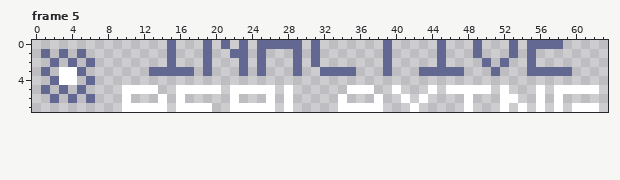
Pixel-art file, stored at AssetSource/StateIcons.aseprite. Above, as it was before the edit.
64x8 pixels, 8 frames. Shown: frame 5. The commit also changed other frames, which this record leaves out.
The result:
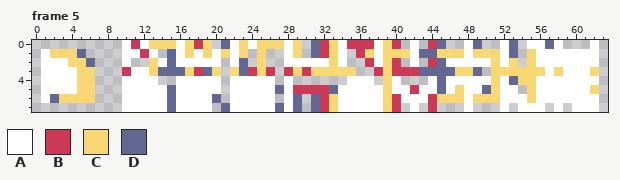
Palette (. is transparent): A #ffffff  B #cb3957  C #f7d874  D #626892
Diff:
layer "Record->Replay" now shown
layer "Replay->Record" now shown
layer "Await->Record" now shown
layer "Inactive->Await" now shown
layer "Record->Await" added
layer "Replay->Await" added
layer "Replay->Replay" added
--- frame 5
@@ x 0..63 @@
-0 ...............D...D.D.D.DDDDD.D.......D.....D...D...D.DDDD.....
-1 .D.D.D.........D...D..DD.D...D.D.......D.....D...D...D.D........
-2 ..D.D.D........D...D...D.D...D.D.......D.....D....D.D..D........
-3 .D.AAD.......DDDDD.D...D.D...D..DDDD...D...DDDDD...D...DDDDD....
-4 ..DAA.D.........................................................
-5 .D.D.D....AAAA..AAAAA.AAAAA.A......AAA..A...A.AAAAA.A...A.AAAAA.
-6 ..D.D.D...A...A.A.....A...A.A.....A...A..A.A....A...AA..A.A.....
-7 ..........AAAAA.AAAA..AAAAA.A.....AAAAA...A.....A...A.A.A.A.AAA.
+0 ..........ABACCCACBC.DACACCCAC.DBCABBBACB.A.BD..AD..AD.AADA...A.
+1 .ACCCD....AABA.DACACACAC.C..AC.DBCA.BCACCCADDCCCACCCAD.CAAAAAAA.
+2 .AAACCD...A..CADAAAAA.AD.C..AAAAACA..BACB.A.BDAAAAACAC.CAAAAAAA.
+3 .AAAACC...BAACDDDCBDC.CDBCB.BCBCCCCC..BCBBBDDDDCCD.CCCCCCACAAAC.
+4 .AAAACC...AAAA..AAAAA.AAAAA.A......AAA.CA...ADAAAAACADCCAAAAAAA.
+5 .AAAACC...AAAAADAAAAA.AAAAADABBBBDAAAAACAABAADACAADCAA.CAAAAAAC.
+6 .ADCCCC...AAAAADAAAAD.AAAAA.AD.DBCAAAAACBAAABCCCACCCAAACAAAAAAA.
+7 ..........AAAAADAAAA.DAAAAADAD.DBCAAAAACB.A.B...A...A.AAA.A.AAA.
Pixel boxes of the changes (left, top, right, bottom) in both pictures:
changed: (41, 40, 599, 112)
